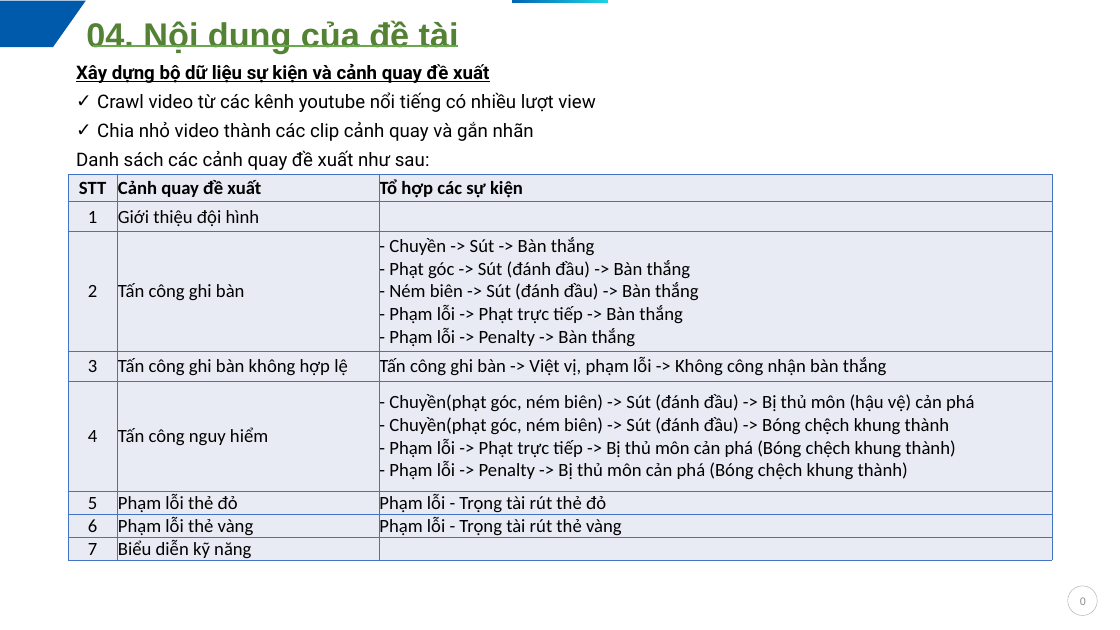
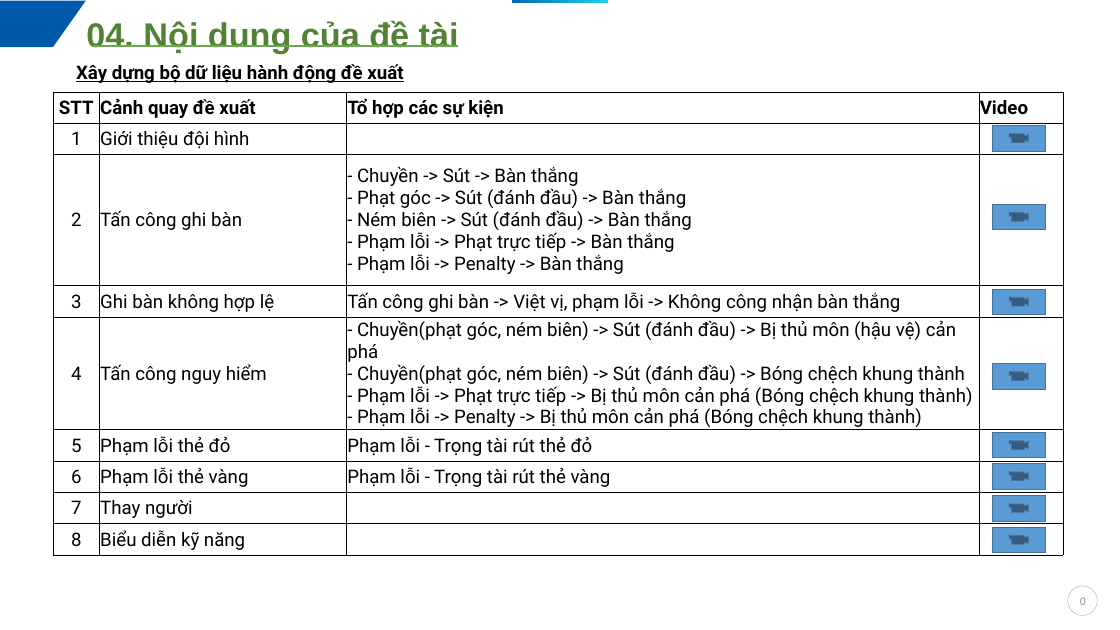
Before and after one commit to nntuan1202/data_share, a slide deck: slide 1 of Video Summarization_2.pptx. Drawn at 1120x630 pixels with LibreOffice and Linux fonts; fonts in the diff are those of the drawing; background and template pictures are left out. Boxes give left, top, right and bottom in pixels: in the first picture for what was removed or moved away, otherwise in the second. Text is boxed around its words. In the diff, an @@ line names an element or a change of style, - is before the commit and + after.

```diff
--- a/Video Summarization_2.pptx
+++ b/Video Summarization_2.pptx
@@ text at (76,64,403,83): text changed; bold on @@
-Xây dựng bộ dữ liệu sự kiện và cảnh quay đề xuất
-✓ Crawl video từ các kênh youtube nổi tiếng có nhiều lượt view
-✓ Chia nhỏ video thành các clip cảnh quay và gắn nhãn
-Danh sách các cảnh quay đề xuất như sau:
+Xây dựng bộ dữ liệu hành động đề xuất
@@ table at (53,92,1062,556) @@
-STT | Cảnh quay đề xuất | Tổ hợp các sự kiện
-1 | Giới thiệu đội hình | 
-2 | Tấn công ghi bàn | - Chuyền -> Sút -> Bàn thắng - Phạt góc -> Sút (đánh đầu) -> Bàn thắng - Ném biên -> Sút (đánh đầu) -> Bàn thắng - Phạm lỗi -> Phạt trực tiếp -> Bàn thắng - Phạm lỗi -> Penalty -> Bàn thắng
-3 | Tấn công ghi bàn không hợp lệ | Tấn công ghi bàn -> Việt vị, phạm lỗi -> Không công nhận bàn thắng
-4 | Tấn công nguy hiểm | - Chuyền(phạt góc, ném biên) -> Sút (đánh đầu) -> Bị thủ môn (hậu vệ) cản phá - Chuyền(phạt góc, ném biên) -> Sút (đánh đầu) -> Bóng chệch khung thành - Phạm lỗi -> Phạt trực tiếp -> Bị thủ môn cản phá (Bóng chệch khung thành) - Phạm lỗi -> Penalty -> Bị thủ môn cản phá (Bóng chệch khung thành)
-5 | Phạm lỗi thẻ đỏ | Phạm lỗi - Trọng tài rút thẻ đỏ
-6 | Phạm lỗi thẻ vàng | Phạm lỗi - Trọng tài rút thẻ vàng
-7 | Biểu diễn kỹ năng | 
+STT | Cảnh quay đề xuất | Tổ hợp các sự kiện | Video
+1 | Giới thiệu đội hình |  | 
+2 | Tấn công ghi bàn | - Chuyền -> Sút -> Bàn thắng - Phạt góc -> Sút (đánh đầu) -> Bàn thắng - Ném biên -> Sút (đánh đầu) -> Bàn thắng - Phạm lỗi -> Phạt trực tiếp -> Bàn thắng - Phạm lỗi -> Penalty -> Bàn thắng | 
+3 | Ghi bàn không hợp lệ | Tấn công ghi bàn -> Việt vị, phạm lỗi -> Không công nhận bàn thắng | 
+4 | Tấn công nguy hiểm | - Chuyền(phạt góc, ném biên) -> Sút (đánh đầu) -> Bị thủ môn (hậu vệ) cản phá - Chuyền(phạt góc, ném biên) -> Sút (đánh đầu) -> Bóng chệch khung thành - Phạm lỗi -> Phạt trực tiếp -> Bị thủ môn cản phá (Bóng chệch khung thành) - Phạm lỗi -> Penalty -> Bị thủ môn cản phá (Bóng chệch khung thành) | 
+5 | Phạm lỗi thẻ đỏ | Phạm lỗi - Trọng tài rút thẻ đỏ | 
+6 | Phạm lỗi thẻ vàng | Phạm lỗi - Trọng tài rút thẻ vàng | 
+7 | Thay người |  | 
+8 | Biểu diễn kỹ năng |  | 
@@ table: place and size @@
-table at (68,174,1052,563)
+table at (53,92,1062,556)
@@ action button movie added at (992,125,1046,151), fill #5B9BD5, outline #43739E 1 pt @@
@@ action button movie added at (992,204,1046,230), fill #5B9BD5, outline #43739E 1 pt @@
@@ action button movie added at (992,289,1046,314), fill #5B9BD5, outline #43739E 1 pt @@
@@ action button movie added at (992,363,1046,389), fill #5B9BD5, outline #43739E 1 pt @@
@@ action button movie added at (992,432,1046,458), fill #5B9BD5, outline #43739E 1 pt @@
@@ action button movie added at (992,464,1046,489), fill #5B9BD5, outline #43739E 1 pt @@
@@ action button movie added at (992,496,1046,521), fill #5B9BD5, outline #43739E 1 pt @@
@@ action button movie added at (992,528,1046,553), fill #5B9BD5, outline #43739E 1 pt @@
```
Also in this commit, not shown: 1 other slide changed, 2 other files.
